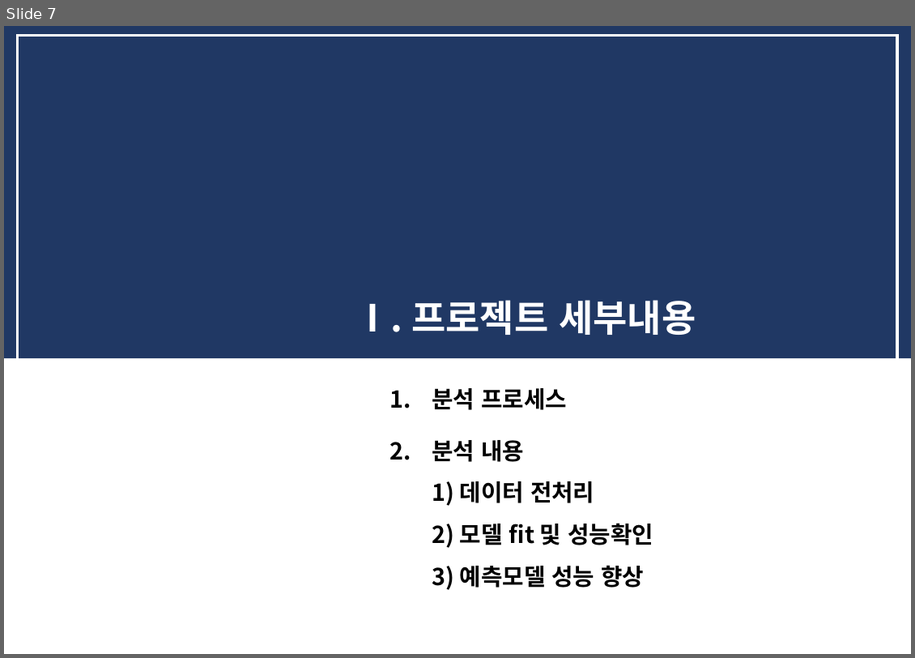
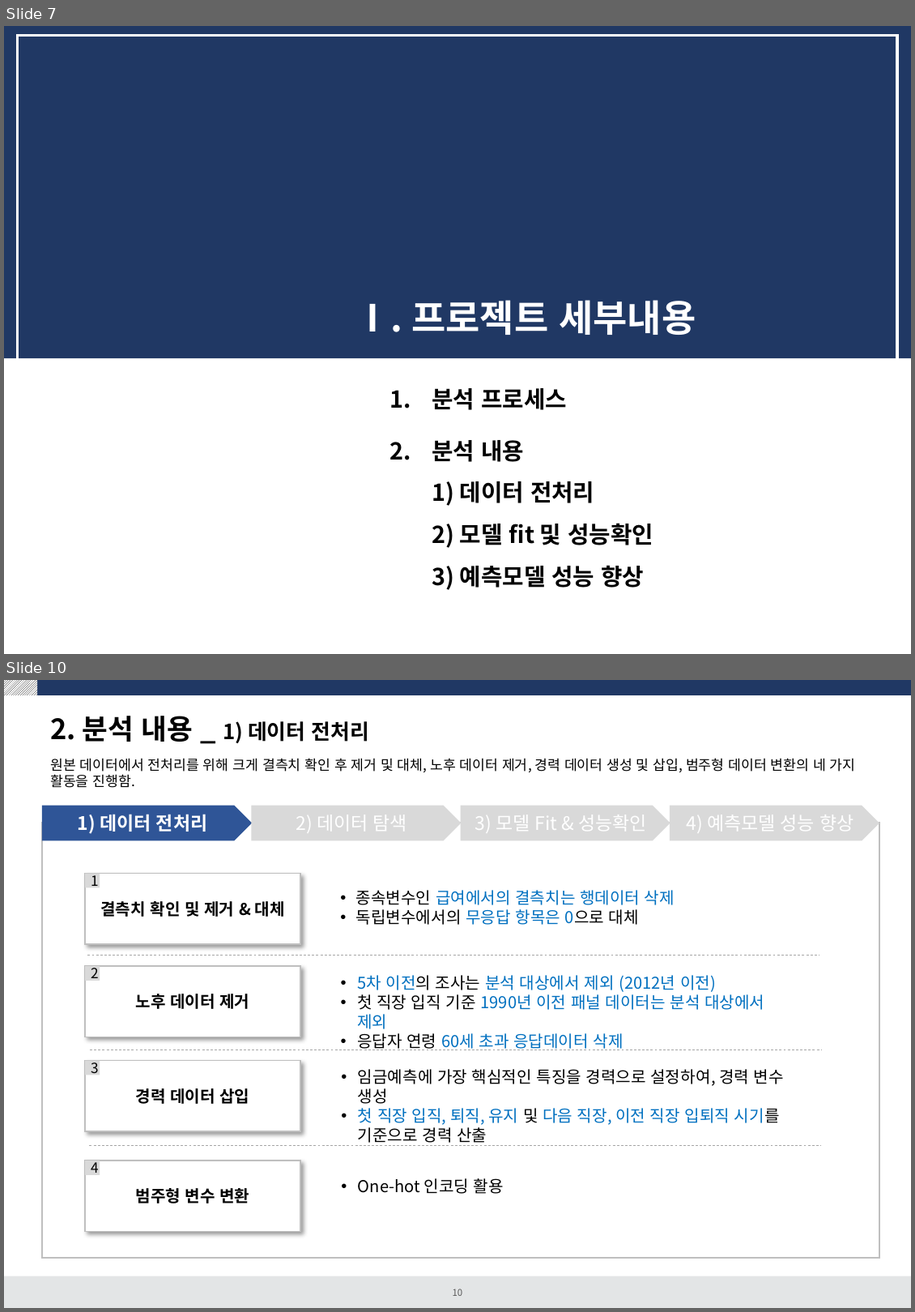
Before and after one commit to dss-14th/Regression_3_project, a slide deck: 여성임금 예측프로젝트.pptx. Shown one above the other, each under a label of ours: slide 7 before the commit, slides 7 and 10 after it; the slides between them are not shown. The pictures are 915x658 and 915x1312 pixels, drawn with LibreOffice and Linux fonts; fonts in the diff are those of the drawing. Boxes give left, top, right and bottom in pixels: in the first picture for what was removed or moved away, otherwise in the second. Text is boxed around its words. In the diff, an @@ line names an element or a change of style, - is before the commit and + after.

```diff
--- a/여성임금 예측프로젝트.pptx
+++ b/여성임금 예측프로젝트.pptx
@@ slide 10 added at [4, 680, 911, 1308], background #FFFFFF @@
@@ rectangle added at [4, 680, 911, 695], fill #203864 @@
@@ rectangle added at [4, 680, 37, 696], fill pattern #000000 on #FFFFFF @@
@@ title added at [50, 716, 369, 743], 18 pt, text #000000, bold @@
+2. 분석 내용 _ 1) 데이터 전처리
@@ text added at [50, 758, 856, 788], 12 pt, text #000000 @@
+원본 데이터에서 전처리를 위해 크게 결측치 확인 후 제거 및 대체, 노후 데이터 제거, 경력 데이터 생성 및 삽입, 범주형 데이터 변환의 네 가지 활동을 진행함.
@@ rectangle added at [42, 823, 880, 1258], outline #BFBFBF 1 pt @@
@@ group added at [42, 806, 880, 841]: 4 pentagon arrows @@
+1) 데이터 전처리
+2) 데이터 탐색
+3) 모델 Fit & 성능확인
+4) 예측모델 성능 향상
@@ rectangle added at [85, 874, 300, 945], fill #FFFFFF, outline #BFBFBF 1 pt, 14 pt, text #000000, bold @@
+결측치 확인 및 제거 & 대체
@@ rectangle added at [85, 874, 100, 887], fill #D9D9D9, 12 pt, text #000000 @@
+1
@@ text added at [356, 890, 675, 925], 14 pt, text #0070C0 @@
+• 종속변수인 급여에서의 결측치는 행데이터 삭제
+• 독립변수에서의 무응답 항목은 0으로 대체
@@ rectangle added at [85, 967, 300, 1038], fill #FFFFFF, outline #BFBFBF 1 pt, 14 pt, text #000000, bold @@
+노후 데이터 제거
@@ rectangle added at [85, 967, 100, 981], fill #D9D9D9, 12 pt, text #000000 @@
+2
@@ line added from (87, 955) to (820, 955), #A6A6A6 0.5 pt dashed @@
@@ text added at [357, 975, 765, 1050], 14 pt, text #0070C0 @@
+• 5차 이전의 조사는 분석 대상에서 제외 (2012년 이전)
+• 첫 직장 입직 기준 1990년 이전 패널 데이터는 분석 대상에서 제외
+• 응답자 연령 60세 초과 응답데이터 삭제
@@ rectangle added at [85, 1061, 300, 1131], fill #FFFFFF, outline #BFBFBF 1 pt, 14 pt, text #000000, bold @@
+경력 데이터 삽입
@@ rectangle added at [85, 1061, 100, 1074], fill #D9D9D9, 12 pt, text #000000 @@
+3
@@ line added from (91, 1049) to (822, 1049), #A6A6A6 0.5 pt dashed @@
@@ text added at [358, 1069, 784, 1146], 14 pt, text #000000 @@
+• 임금예측에 가장 핵심적인 특징을 경력으로 설정하여, 경력 변수 생성
+• 첫 직장 입직, 퇴직, 유지 및 다음 직장, 이전 직장 입퇴직 시기를 기준으로 경력 산출
@@ rectangle added at [85, 1161, 300, 1232], fill #FFFFFF, outline #BFBFBF 1 pt, 14 pt, text #000000, bold @@
+범주형 변수 변환
@@ rectangle added at [85, 1161, 100, 1175], fill #D9D9D9, 12 pt, text #000000 @@
+4
@@ line added from (89, 1146) to (821, 1146), #A6A6A6 0.5 pt dashed @@
@@ text added at [358, 1178, 504, 1194], 14 pt, text #000000 @@
+• One-hot 인코딩 활용
@@ rectangle added at [4, 1276, 911, 1308], fill #E3E5E6 @@
@@ page number added at [453, 1288, 463, 1296], 8 pt, text #595959 @@
+10
```
Also in this commit, not shown: 14 slides changed, 26 other slides added, 8 slides removed, 6 other files.
